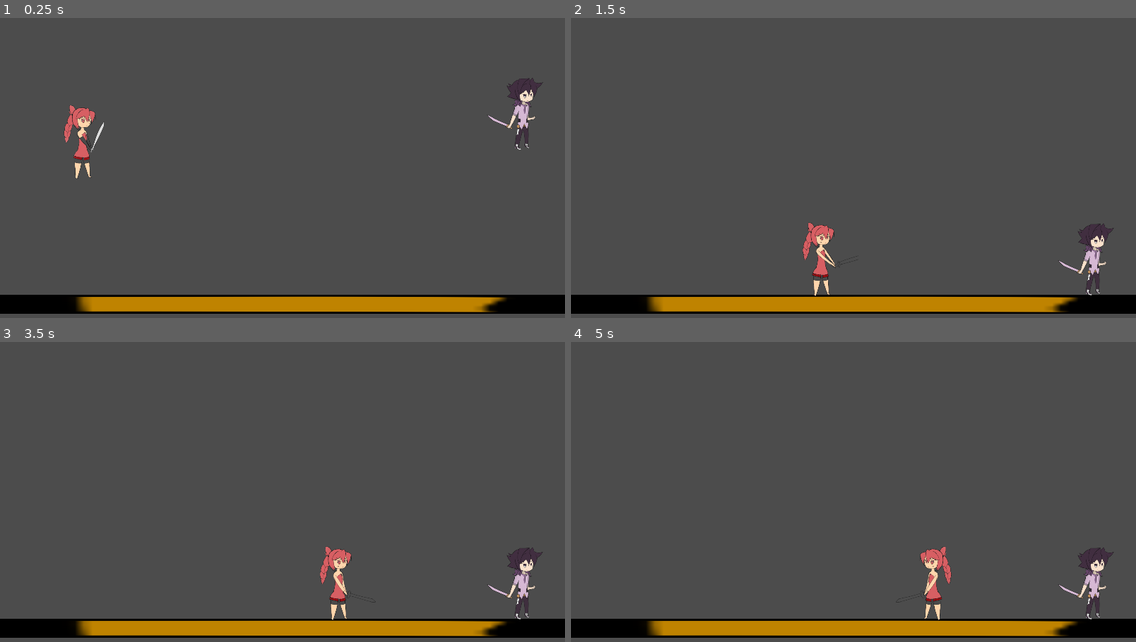
Above: before the commit, frames 1-4 (two rows, left to right).
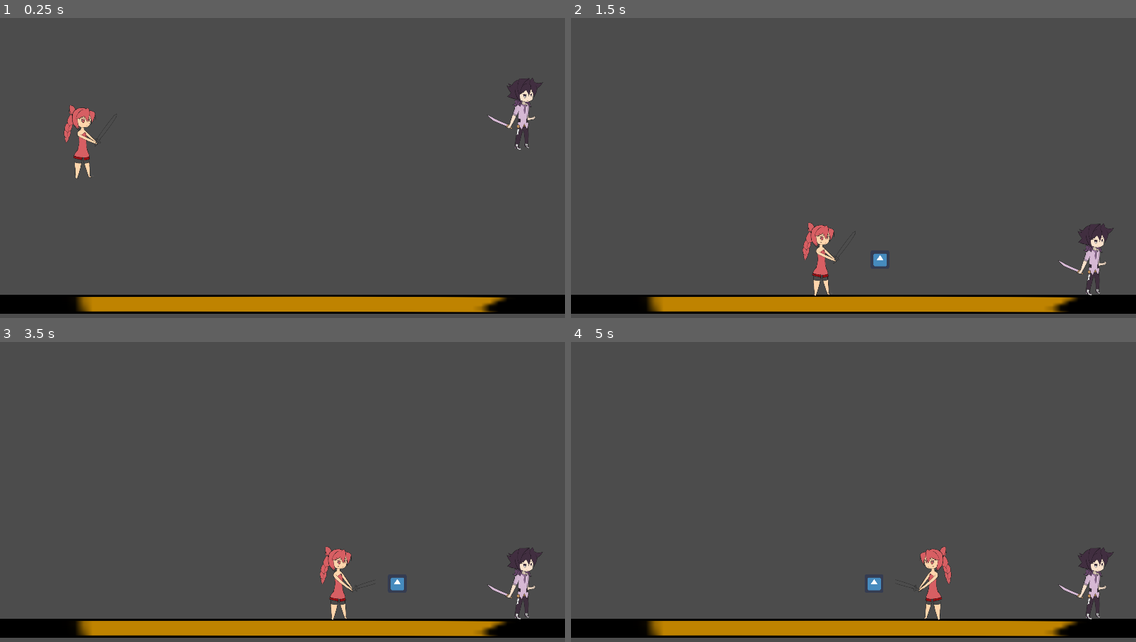
Above: after the commit, the same moments.

Repository: BeatMil/BigChase
Game: Godot game, scene res://scene/test_ground.tscn
Same seed, same stepped clock (60 frames per second), same inputs: the game is played once before the commit and once after it. The engine's default icon, where the game draws it, is replaced by a stand-in: a white triangle on a blue panel in a dark square.
Inputs:
- Up to frame 1 (0.25 s): no input
- Up to frame 2 (1.5 s): tap Enter (ui_accept) at 0.5, 0.6, 0.77, 1.07, 1.35 s; hold Right (ui_right) from 0.53 s (still down)
- Up to frame 3 (3.5 s): tap Enter (ui_accept) at 1.52, 1.82, 2.1, 2.85, 3.02, 3.32 s; release Right (ui_right) at 2.03 s; hold Left (ui_left) 2.03-2.78 s; hold Right (ui_right) from 2.78 s (still down)
- Up to frame 4 (5 s): tap Enter (ui_accept) at 3.6, 3.77, 4.07, 4.35, 4.52, 4.82 s; release Right (ui_right) at 4.28 s; hold Left (ui_left) from 4.28 s (still down)

The runs differ from the first frame. In frame 1, 0.1% of the frame differs, in the area x 11-21%, y 29-54%; in frame 2, 0.2%; in frame 3, 0.2%; in frame 4, 0.2%, in the area x 52-68%, y 68-87%.

Commit message:
Remove Player and Elesis can now attack both sides

Diff:
--- a/prefabs/elesis.tscn
+++ b/prefabs/elesis.tscn
@@ -1,6 +1,6 @@
-[gd_scene load_steps=9 format=2]
+[gd_scene load_steps=11 format=2]
 
-[ext_resource path="res://prefabs/player.tscn" type="PackedScene" id=1]
+[ext_resource path="res://script/elesis.gd" type="Script" id=1]
 [ext_resource path="res://sai/elesis/normal_attack01/elesis_normal_attack05.png" type="Texture" id=2]
 [ext_resource path="res://sai/elesis/normal_attack01/elesis_normal_attack04.png" type="Texture" id=3]
 [ext_resource path="res://sai/elesis/normal_attack01/elesis_normal_attack01.png" type="Texture" id=4]
@@ -8,25 +8,82 @@
 [ext_resource path="res://sai/elesis/normal_attack01/elesis_normal_attack02.png" type="Texture" id=6]
 [ext_resource path="res://sai/elesis/normal_attack01/elesis_normal_attack03.png" type="Texture" id=7]
 
-[sub_resource type="SpriteFrames" id=1]
-animations = [ {
-"frames": [ ExtResource( 5 ) ],
-"loop": false,
-"name": "idle",
-"speed": 1.0
-}, {
-"frames": [ ExtResource( 4 ), ExtResource( 6 ), ExtResource( 7 ), ExtResource( 3 ), ExtResource( 2 ) ],
-"loop": false,
-"name": "attack01",
-"speed": 24.0
+[sub_resource type="RectangleShape2D" id=1]
+extents = Vector2( 32, 120 )
+
+[sub_resource type="Animation" id=3]
+resource_name = "attack01"
+length = 0.2
+step = 0.01
+tracks/0/type = "value"
+tracks/0/path = NodePath("Sprite:texture")
+tracks/0/interp = 1
+tracks/0/loop_wrap = true
+tracks/0/imported = false
+tracks/0/enabled = true
+tracks/0/keys = {
+"times": PoolRealArray( 0, 0.05, 0.1, 0.15, 0.2 ),
+"transitions": PoolRealArray( 1, 1, 1, 1, 1 ),
+"update": 1,
+"values": [ ExtResource( 4 ), ExtResource( 6 ), ExtResource( 7 ), ExtResource( 3 ), ExtResource( 2 ) ]
+}
+tracks/1/type = "method"
+tracks/1/path = NodePath(".")
+tracks/1/interp = 1
+tracks/1/loop_wrap = true
+tracks/1/imported = false
+tracks/1/enabled = true
+tracks/1/keys = {
+"times": PoolRealArray( 0.1 ),
+"transitions": PoolRealArray( 1 ),
+"values": [ {
+"args": [  ],
+"method": "attack01"
 } ]
+}
 
-[node name="KinematicBody2D" instance=ExtResource( 1 )]
+[sub_resource type="Animation" id=2]
+resource_name = "idle"
+length = 0.001
+tracks/0/type = "value"
+tracks/0/path = NodePath("Sprite:texture")
+tracks/0/interp = 1
+tracks/0/loop_wrap = true
+tracks/0/imported = false
+tracks/0/enabled = true
+tracks/0/keys = {
+"times": PoolRealArray( 0 ),
+"transitions": PoolRealArray( 1 ),
+"update": 1,
+"values": [ ExtResource( 5 ) ]
+}
 
-[node name="Sprite" type="AnimatedSprite" parent="." index="5"]
-frames = SubResource( 1 )
-animation = "attack01"
-frame = 4
-playing = true
+[node name="KinematicBody2D" type="KinematicBody2D"]
+script = ExtResource( 1 )
 
-[connection signal="animation_finished" from="Sprite" to="." method="_on_Sprite_animation_finished"]
+[node name="CollisionShape2D" type="CollisionShape2D" parent="."]
+shape = SubResource( 1 )
+
+[node name="dash_length_timer" type="Timer" parent="."]
+wait_time = 0.1
+one_shot = true
+
+[node name="dash_trigger_right_timer" type="Timer" parent="."]
+wait_time = 0.3
+one_shot = true
+
+[node name="dash_trigger_left_timer" type="Timer" parent="."]
+wait_time = 0.3
+one_shot = true
+
+[node name="Sprite" type="Sprite" parent="."]
+texture = ExtResource( 7 )
+
+[node name="AnimationPlayer" type="AnimationPlayer" parent="."]
+anims/attack01 = SubResource( 3 )
+anims/idle = SubResource( 2 )
+
+[connection signal="timeout" from="dash_length_timer" to="." method="_on_dash_length_timer_timeout"]
+[connection signal="timeout" from="dash_trigger_right_timer" to="." method="_on_dash_trigger_right_timer_timeout"]
+[connection signal="timeout" from="dash_trigger_left_timer" to="." method="_on_dash_trigger_left_timer_timeout"]
+[connection signal="animation_finished" from="AnimationPlayer" to="." method="_on_AnimationPlayer_animation_finished"]
--- a/prefabs/player.tscn
+++ /dev/null
@@ -1,34 +0,0 @@
-[gd_scene load_steps=4 format=2]
-
-[ext_resource path="res://script/elesis.gd" type="Script" id=2]
-
-[sub_resource type="RectangleShape2D" id=1]
-extents = Vector2( 32, 120 )
-
-[sub_resource type="Animation" id=2]
-resource_name = "idle"
-
-[node name="KinematicBody2D" type="KinematicBody2D"]
-script = ExtResource( 2 )
-
-[node name="CollisionShape2D" type="CollisionShape2D" parent="."]
-shape = SubResource( 1 )
-
-[node name="dash_length_timer" type="Timer" parent="."]
-wait_time = 0.1
-one_shot = true
-
-[node name="dash_trigger_right_timer" type="Timer" parent="."]
-wait_time = 0.3
-one_shot = true
-
-[node name="dash_trigger_left_timer" type="Timer" parent="."]
-wait_time = 0.3
-one_shot = true
-
-[node name="AnimationPlayer" type="AnimationPlayer" parent="."]
-anims/idle = SubResource( 2 )
-
-[connection signal="timeout" from="dash_length_timer" to="." method="_on_dash_length_timer_timeout"]
-[connection signal="timeout" from="dash_trigger_right_timer" to="." method="_on_dash_trigger_right_timer_timeout"]
-[connection signal="timeout" from="dash_trigger_left_timer" to="." method="_on_dash_trigger_left_timer_timeout"]
--- a/project.godot
+++ b/project.godot
@@ -26,6 +26,13 @@
 
 [input]
 
+ui_accept={
+"deadzone": 0.5,
+"events": [ Object(InputEventKey,"resource_local_to_scene":false,"resource_name":"","device":0,"alt":false,"shift":false,"control":false,"meta":false,"command":false,"pressed":false,"scancode":16777221,"unicode":0,"echo":false,"script":null)
+, Object(InputEventKey,"resource_local_to_scene":false,"resource_name":"","device":0,"alt":false,"shift":false,"control":false,"meta":false,"command":false,"pressed":false,"scancode":16777222,"unicode":0,"echo":false,"script":null)
+, Object(InputEventJoypadButton,"resource_local_to_scene":false,"resource_name":"","device":0,"button_index":0,"pressure":0.0,"pressed":false,"script":null)
+ ]
+}
 ui_left={
 "deadzone": 0.5,
 "events": [ Object(InputEventKey,"resource_local_to_scene":false,"resource_name":"","device":0,"alt":false,"shift":false,"control":false,"meta":false,"command":false,"pressed":false,"scancode":16777231,"unicode":0,"echo":false,"script":null)
--- a/script/elesis.gd
+++ b/script/elesis.gd
@@ -31,13 +31,8 @@
 func _physics_process(_delta):
 	# normal attack
 	if Input.is_action_just_pressed("ui_accept"):
-		$Sprite.play("attack01")
-		var hitbox01_real = hitbox01.instance()
-		var offset = Vector2(200,0)
-		hitbox01_real.position += offset
-		add_child(hitbox01_real) # spawn hitbox
-		print("hitbox: ", hitbox01_real.position)
-		print("elesis: ", $".".position)
+		$AnimationPlayer.play("attack01")
+
 
 	if Input.is_action_pressed("ui_up"):
 		if is_on_floor():
@@ -117,10 +112,23 @@
 	is_running = true
 
 
-func _on_Sprite_animation_finished():
-	var animation = $Sprite.animation
-	if animation == "attack01":
-		$Sprite.play("idle")
+func _on_AnimationPlayer_animation_finished(anim_name):
+	if anim_name == "attack01":
+		$AnimationPlayer.play("idle")
 
-	if animation == "idle":
-		$Sprite.stop()
+	if anim_name == "idle":
+		$AnimationPlayer.stop()
+
+func beat_great_tekken_player():
+	print("beat_great_tekken_player")
+
+
+func attack01():
+	var offset
+	if $Sprite.flip_h == true:
+		offset = Vector2(-200,0)
+	elif $Sprite.flip_h == false:
+		offset = Vector2(200,0)
+	var hitbox01_real = hitbox01.instance()
+	hitbox01_real.position += offset
+	add_child(hitbox01_real) # spawn hitbox
